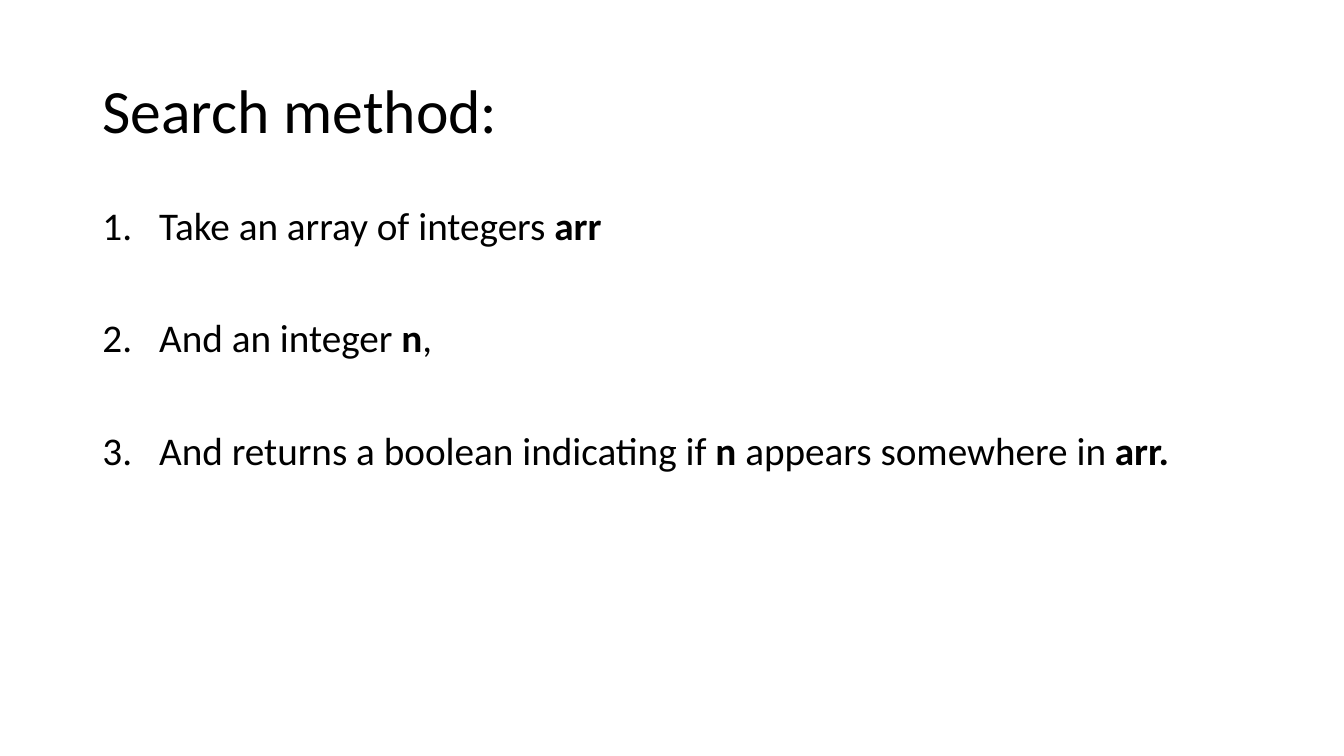
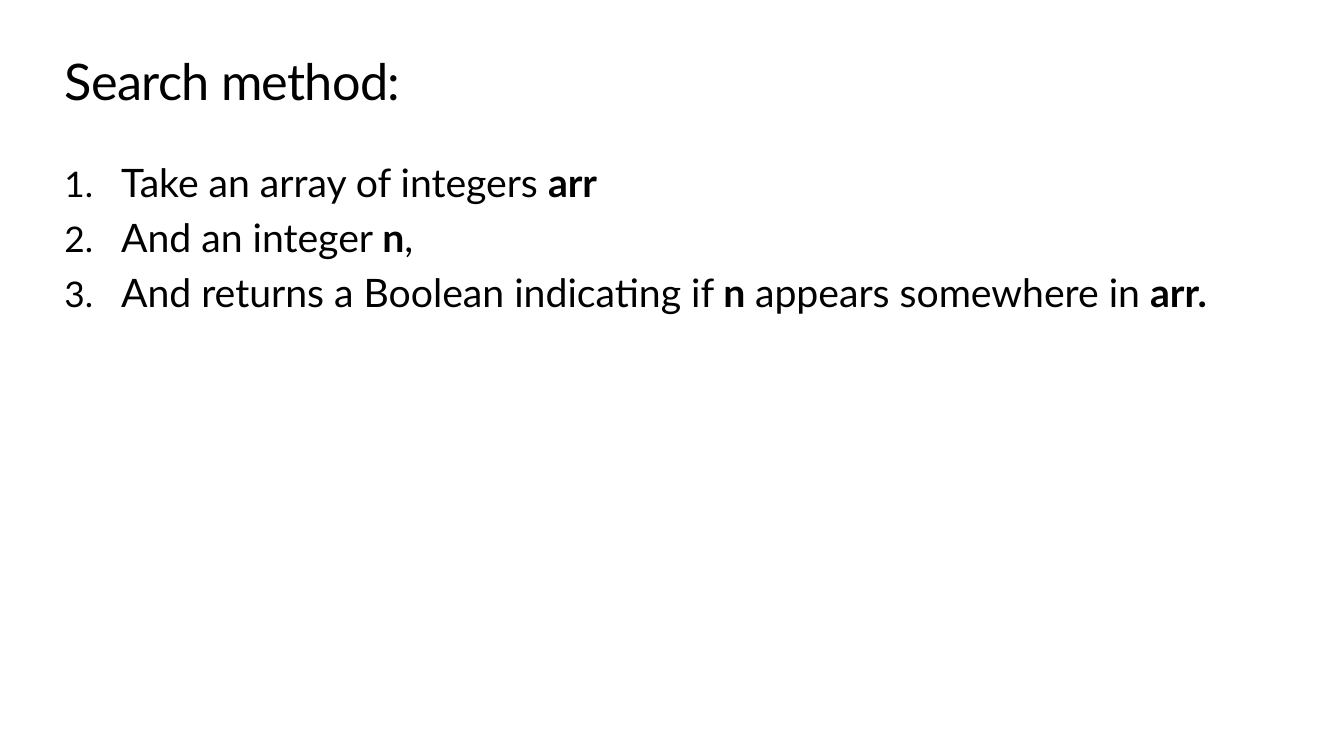
Before and after one commit to TEALSK12/apcsa-public, a slide deck: slide 30 of curriculum/Unit7/Unit7.pptx (slide 29 before the commit). Drawn at 1344x756 pixels with LibreOffice and Linux fonts; fonts in the diff are those of the drawing; background and template pictures are left out. Boxes give left, top, right and bottom in pixels: in the first picture for what was removed or moved away, otherwise in the second. Text is boxed around its words. In the diff, an @@ line names an element or a change of style, - is before the commit and + after.

```diff
--- a/curriculum/Unit7/Unit7.pptx
+++ b/curriculum/Unit7/Unit7.pptx
@@ title "Search method:": place and size @@
-title "Search method:" at [102, 90, 498, 134]
+title "Search method:" at [65, 63, 400, 101]
@@ title "Search method:" at [65, 63, 400, 101]: size 44 to 36 pt, font Calibri to Lato, letter spacing 0 to -0.5 pt; line spacing 0.9 to 1; vertical alignment middle to top @@
@@ text "Take an array of integers ...": place and size @@
-text "Take an array of integers ..." at [159, 212, 1169, 472]
+text "Take an array of integers ..." at [121, 168, 1207, 314]
@@ text at [121, 168, 597, 259]: font Calibri to Lato in "Take an array of integers arr", "And an integer n,"; line spacing 0.9 to 1; less space between paragraphs @@
@@ text at [121, 278, 1207, 314]: text changed; font Calibri to Lato @@
-3. And returns a boolean indicating if n appears somewhere in arr.
+3. And returns a Boolean indicating if n appears somewhere in arr.
```
Also in this commit, not shown: 42 other slides changed, 1 slide added, 4 other files.
